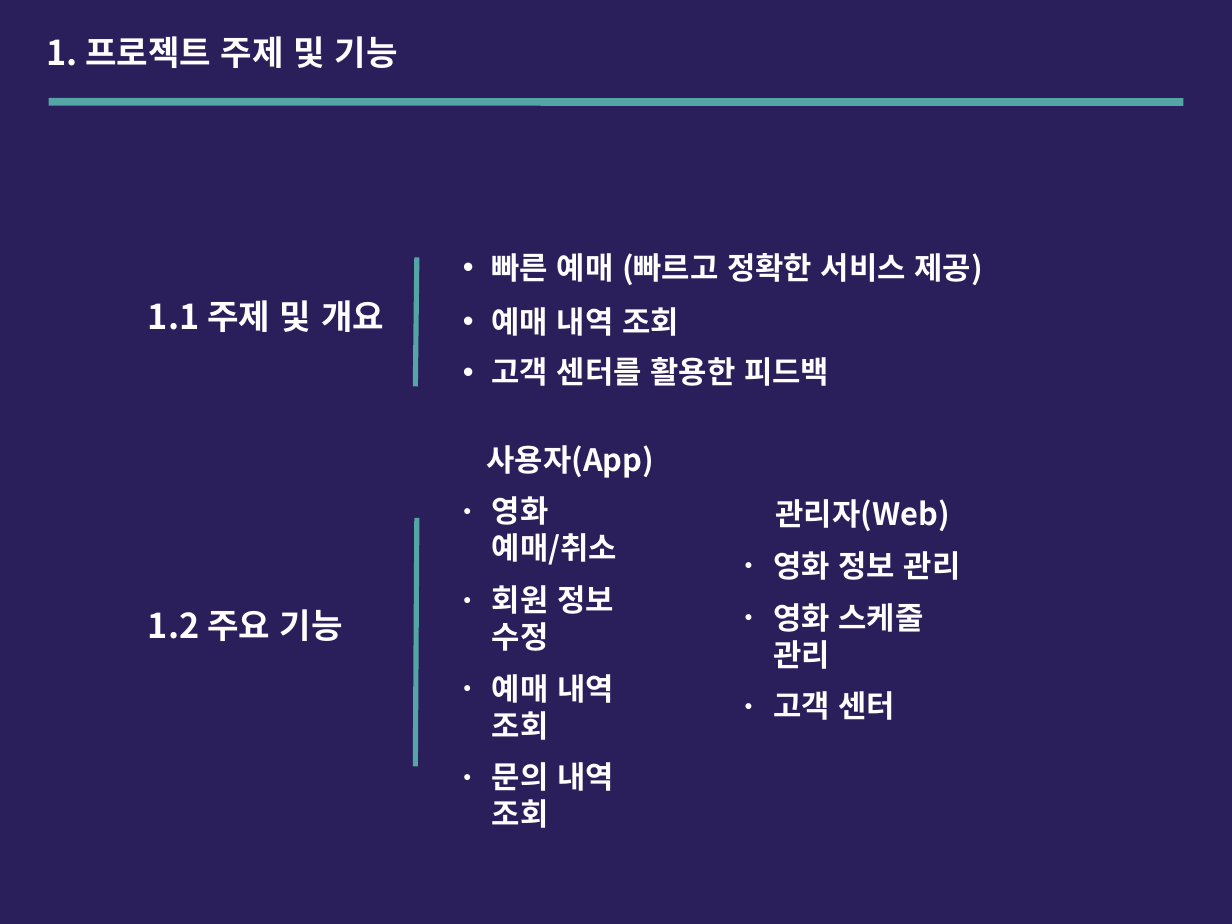
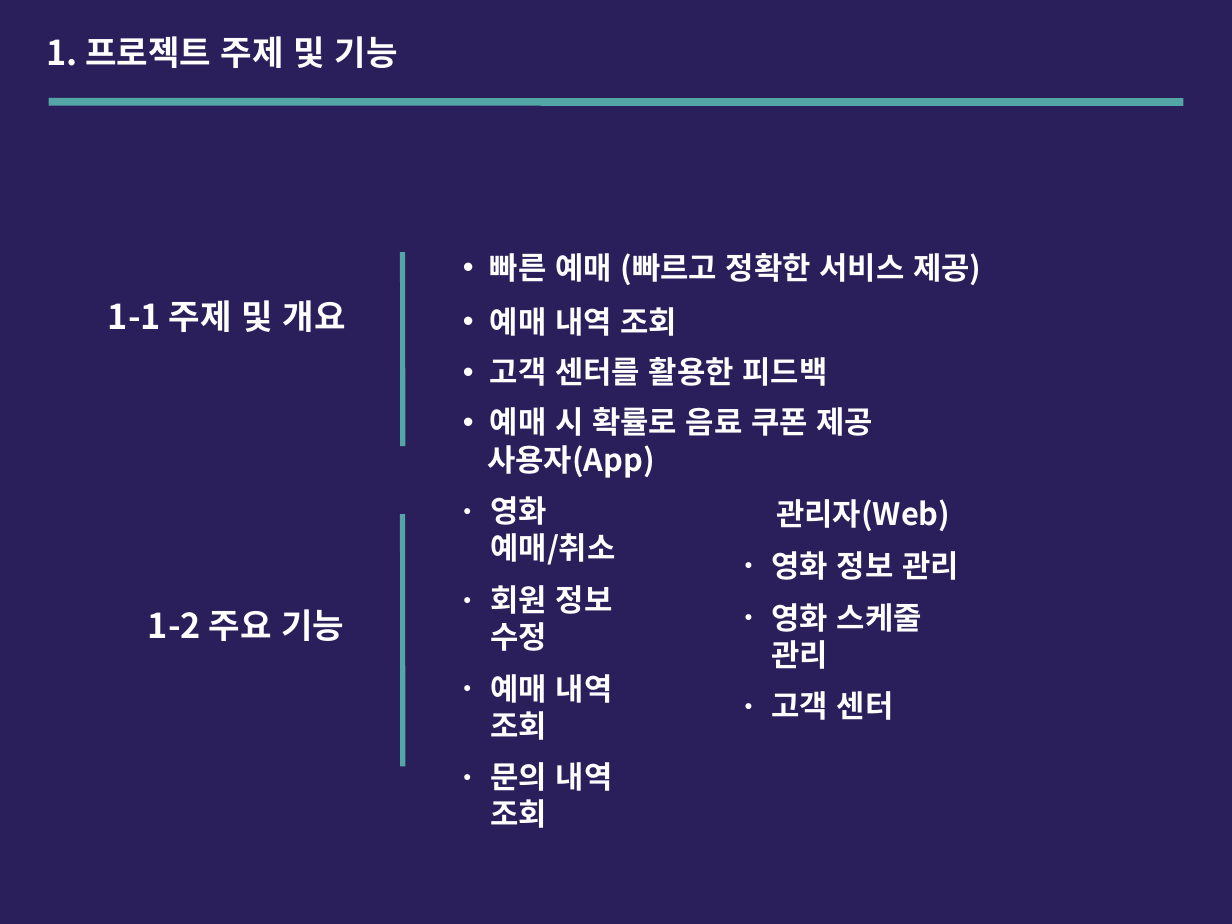
Before and after one commit to BoGwang/Project, a slide deck: slide 3 of document/[영화 예매 사이트] 제안서.ppt. Drawn at 1232x924 pixels with LibreOffice and Linux fonts; fonts in the diff are those of the drawing. Boxes give left, top, right and bottom in pixels: in the first picture for what was removed or moved away, otherwise in the second. Text is boxed around its words. In the diff, an @@ line names an element or a change of style, - is before the commit and + after.

Commit message:
목요일 피드백 후 2차 제안서 수정 - 프로젝트명 - 표지 팀원, 작성일 추가 - 화면 흐름도 추가 - 사용 기술 수정 후 추가 - 차별점

```diff
--- a/document/[영화 예매 사이트] 제안서.ppt
+++ b/document/[영화 예매 사이트] 제안서.ppt
@@ line moved from (416, 257) - (415, 387) to (403, 253) - (403, 446) @@
@@ text at (x1=490, y1=253, x2=981, y2=386): indent changed @@
@@ text at (x1=108, y1=300, x2=346, y2=332): text changed @@
-1.1 주제 및 개요
+1-1 주제 및 개요
@@ text at (x1=490, y1=407, x2=873, y2=436): paragraph added @@
+• 예매 시 확률로 음료 쿠폰 제공
@@ text "사용자(App)" at (x1=487, y1=445, x2=655, y2=828): indent changed @@
@@ text "관리자(Web)" at (x1=772, y1=499, x2=959, y2=720): indent changed @@
@@ line moved from (416, 517) - (415, 766) to (403, 514) - (403, 766) @@
@@ text at (x1=148, y1=609, x2=344, y2=641): text changed @@
-1.2 주요 기능
+1-2 주요 기능
```
Also in this commit, not shown: 5 other slides changed, 2 slides added, 1 other file.
